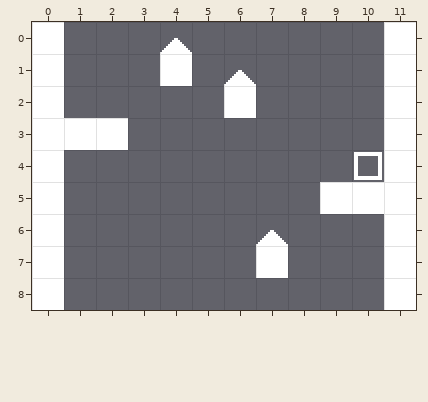
Tiled map, stored at assets/data/lv8.tmx. This is how it looked before the edit.
Cells are 16x16 px. Shown: x 0..11, y 0..8.
After the commit:
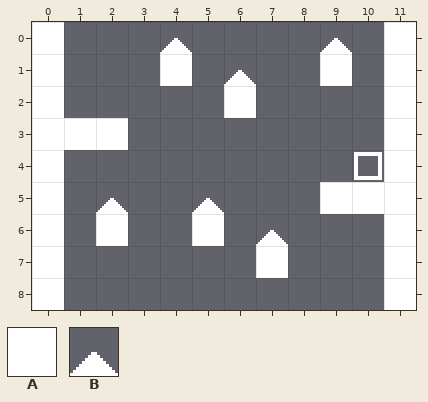
Key: from "tileset": A 0, B 10.
_ is an empty cell.
Commit message: Add more spikes lolololololol
Difference:
{"where": "layer \"solid\""}
{"y":0,"x":9,"old":"_","new":"B"}
{"y":1,"x":9,"old":"_","new":"A"}
{"y":5,"x":2,"old":"_","new":"B"}
{"y":5,"x":5,"old":"_","new":"B"}
{"y":6,"x":2,"old":"_","new":"A"}
{"y":6,"x":5,"old":"_","new":"A"}
